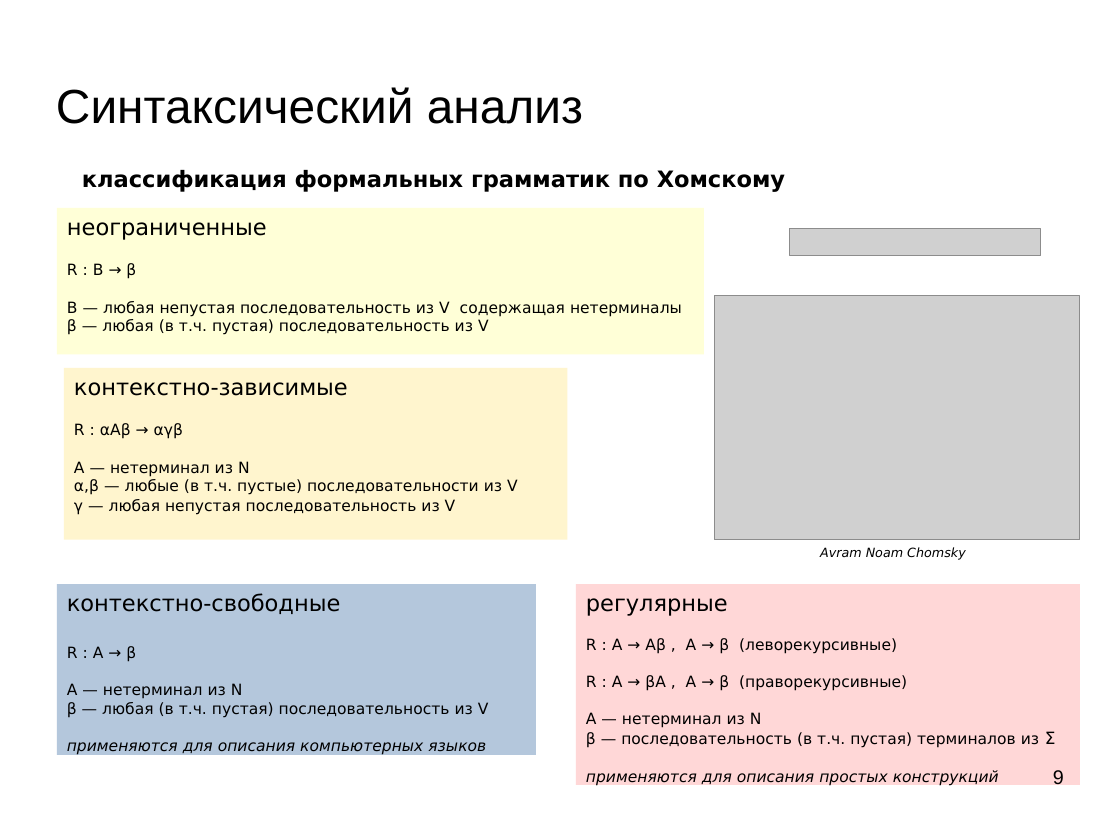
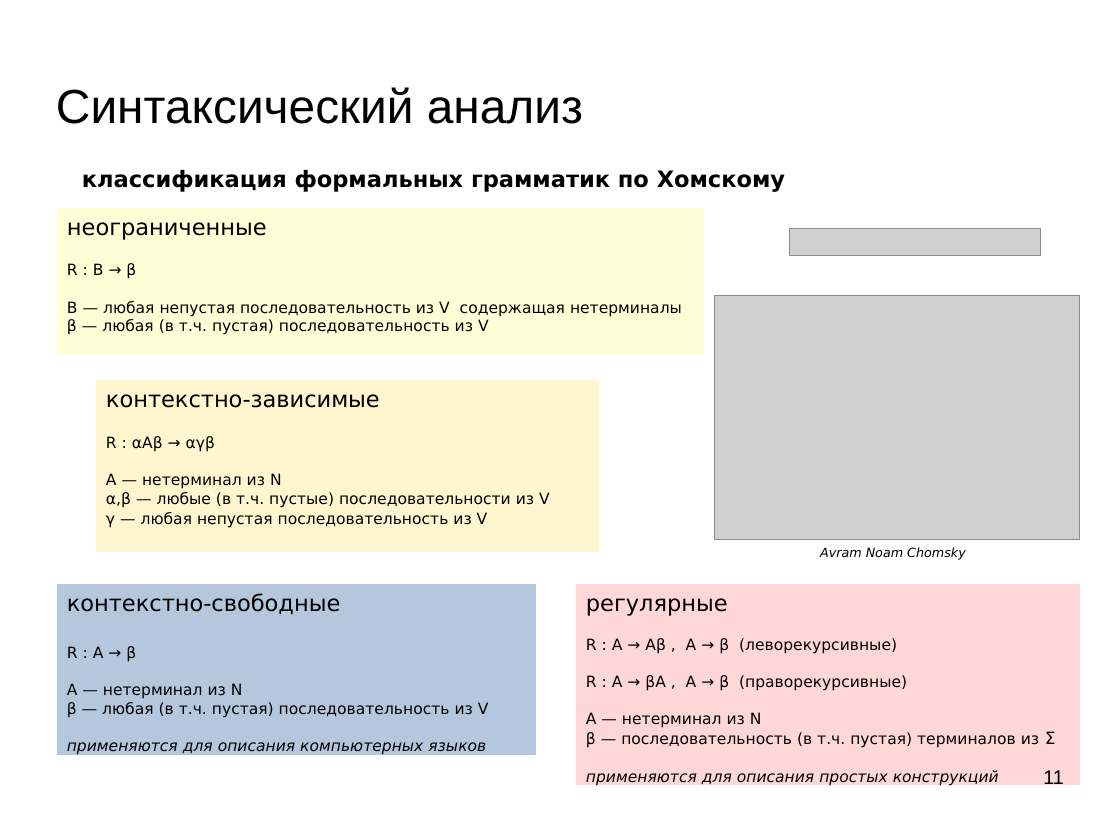
Before and after one commit to mechanoid5/ml_nlp_2022, a slide deck: slide 11 of 07-synt-grammar.odp (slide 9 before the commit). Drawn at 1120x840 pixels with LibreOffice and Linux fonts; fonts in the diff are those of the drawing; grey boxes stand for pictures; background and template pictures are left out. Boxes give left, top, right and bottom in pixels: in the first picture for what was removed or moved away, otherwise in the second. Text is boxed around its words. In the diff, an @@ line names an element or a change of style, - is before the commit and + after.

```diff
--- a/07-synt-grammar.odp
+++ b/07-synt-grammar.odp
@@ rectangle "контекстно-зависимые": place and size @@
-rectangle "контекстно-зависимые" at (64, 368, 568, 540)
+rectangle "контекстно-зависимые" at (96, 380, 600, 552)
@@ page number at (1043, 770, 1064, 784): text changed @@
-9
+11
```
Also in this commit, not shown: 5 other slides changed, 2 slides added, 6 other files.
